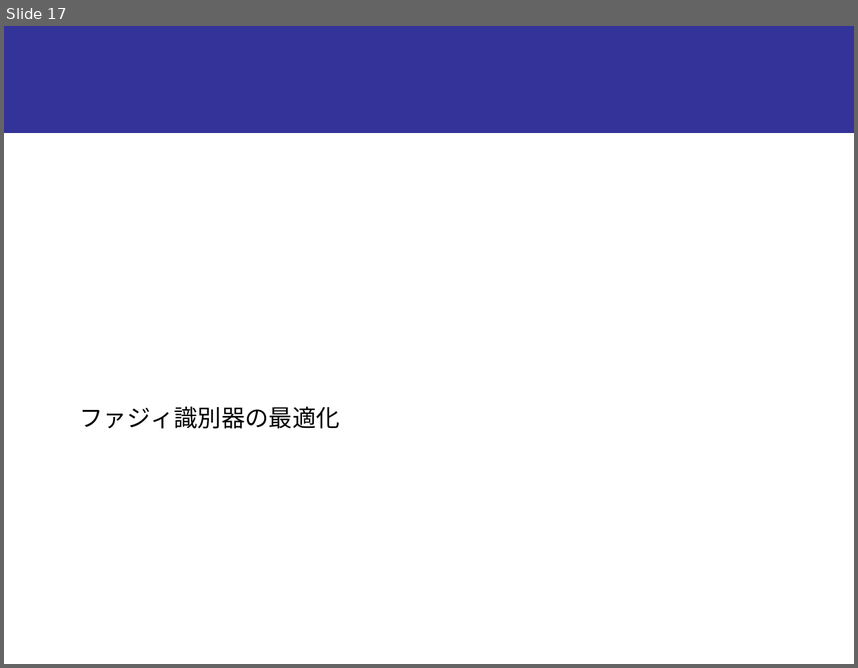
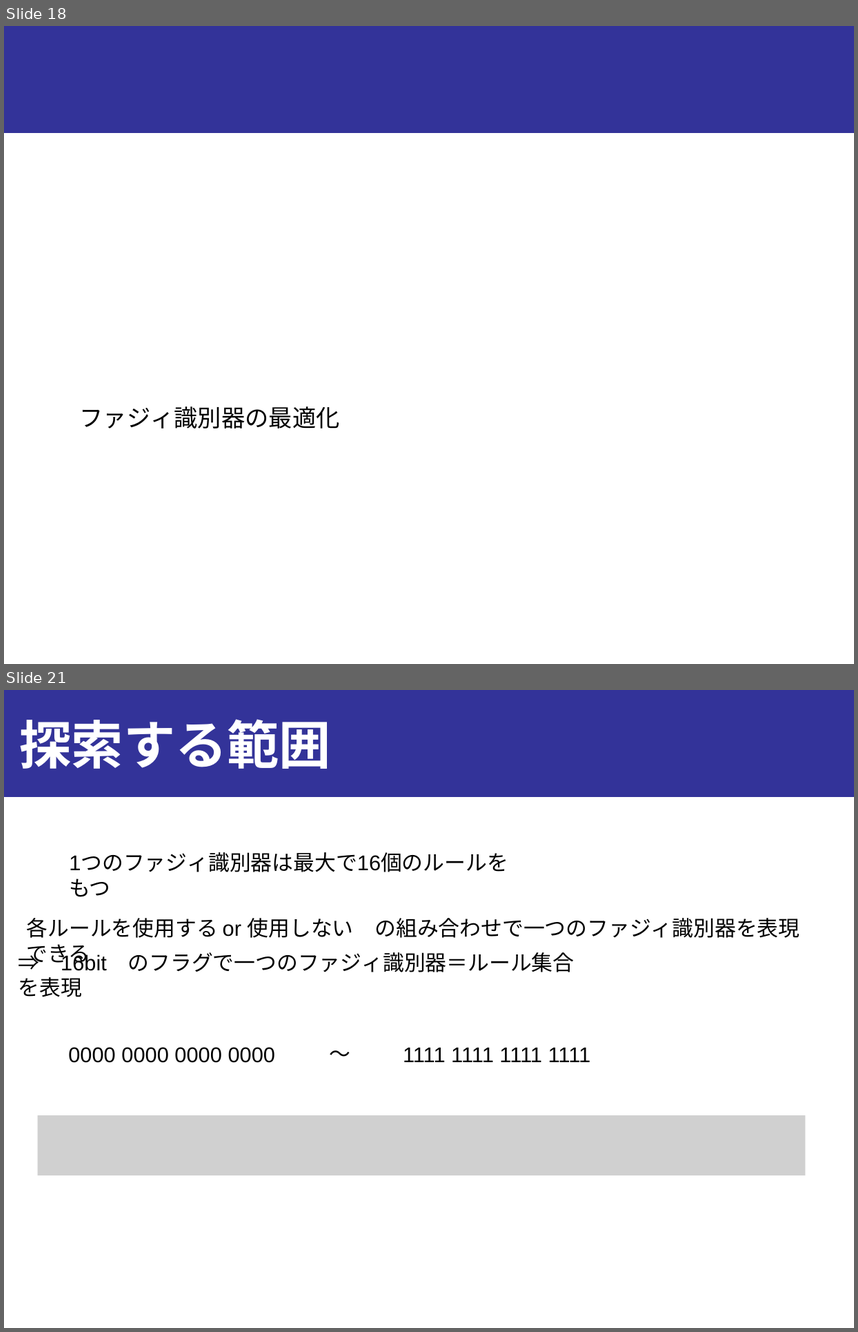
Before and after one commit to onikUone/slides, a slide deck: Junior_ex3/ex3_下書き.pptx. Shown one above the other, each under a label of ours: slide 17 before the commit, slides 18 and 21 after it; the slides between them are not shown. The pictures are 858x668 and 858x1332 pixels, drawn with LibreOffice and Linux fonts; fonts in the diff are those of the drawing; grey boxes stand for pictures. Boxes give left, top, right and bottom in pixels: in the first picture for what was removed or moved away, otherwise in the second. Text is boxed around its words. In the diff, an @@ line names an element or a change of style, - is before the commit and + after.

```diff
--- a/Junior_ex3/ex3_下書き.pptx
+++ b/Junior_ex3/ex3_下書き.pptx
@@ slide 21 added at bbox=[4, 690, 854, 1328], background #FFFFFF; not listed: 1 template element that a slide beside it also shows @@
@@ title added at bbox=[20, 719, 332, 769], 44 pt, text #FFFFFF, bold @@
+探索する範囲
@@ text added at bbox=[61, 845, 533, 879], 18 pt, text #000000 @@
+1つのファジィ識別器は最大で16個のルールをもつ
@@ text added at bbox=[27, 918, 800, 938], 18 pt, text #000000 @@
+各ルールを使用する or 使用しない の組み合わせで一つのファジィ識別器を表現できる
@@ text added at bbox=[18, 952, 575, 997], 18 pt, text #000000 @@
+⇒ 16bit のフラグで一つのファジィ識別器＝ルール集合を表現
@@ text added at bbox=[321, 1036, 359, 1070], 18 pt, text #000000 @@
+～
@@ text added at bbox=[68, 1047, 275, 1063], 18 pt, text #000000 @@
+0000 0000 0000 0000
@@ text added at bbox=[403, 1047, 591, 1062], 18 pt, text #000000 @@
+1111 1111 1111 1111
@@ picture added at bbox=[37, 1115, 805, 1175] @@
@@ what was slide 17 is now slide 18 @@
```
Also in this commit, not shown: 2 slides changed, 2 other slides added, 3 slides removed, 1 other file.
